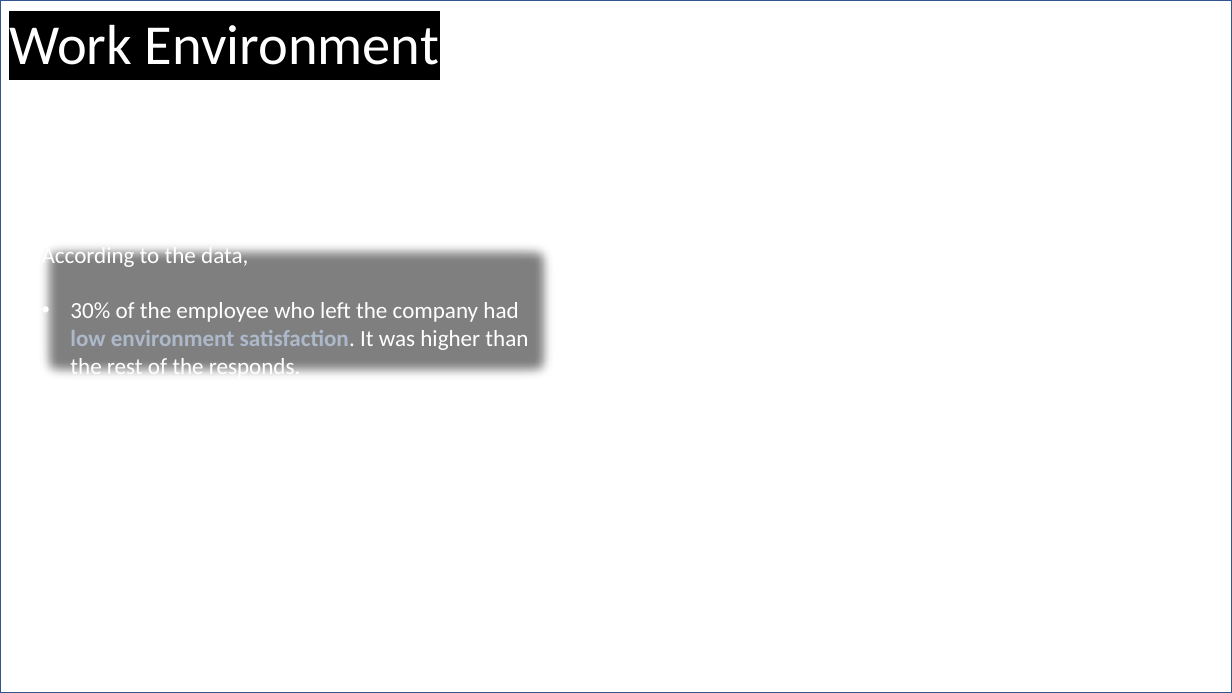
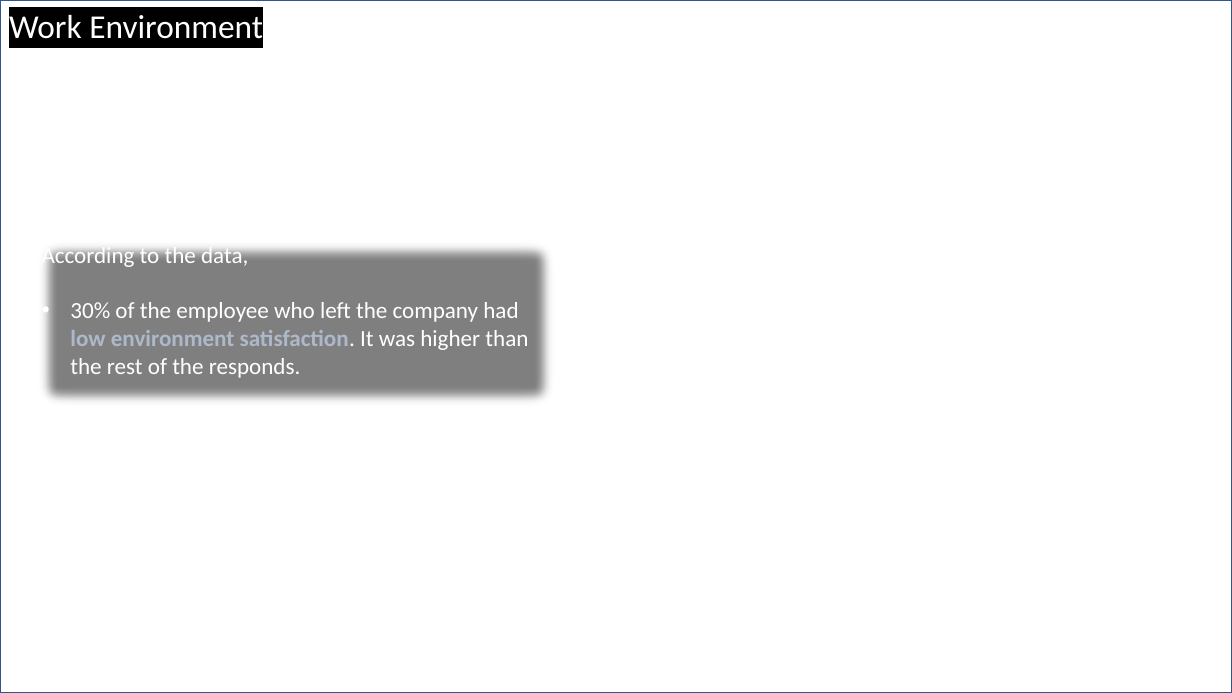
Before and after one commit to mich7000/my-data-science-and-machine-learning-portfolio, a slide deck: slide 6 of Employee Attrition Data Analysis/report-slides.pptx. Drawn at 1232x693 pixels with LibreOffice and Linux fonts; fonts in the diff are those of the drawing; background and template pictures are left out. Boxes give left, top, right and bottom in pixels: in the first picture for what was removed or moved away, otherwise in the second. Text is boxed around its words. In the diff, an @@ line names an element or a change of style, - is before the commit and + after.

```diff
--- a/Employee Attrition Data Analysis/report-slides.pptx
+++ b/Employee Attrition Data Analysis/report-slides.pptx
@@ text "Work Environment" at (x1=9, y1=15, x2=263, y2=39): size 44 to 26 pt @@
@@ rectangle at (x1=0, y1=0, x2=1232, y2=693): outline #325491 1 pt to #325491 2 pt @@
```
Also in this commit, not shown: 8 other slides changed, 1 slide removed, 2 other files.
